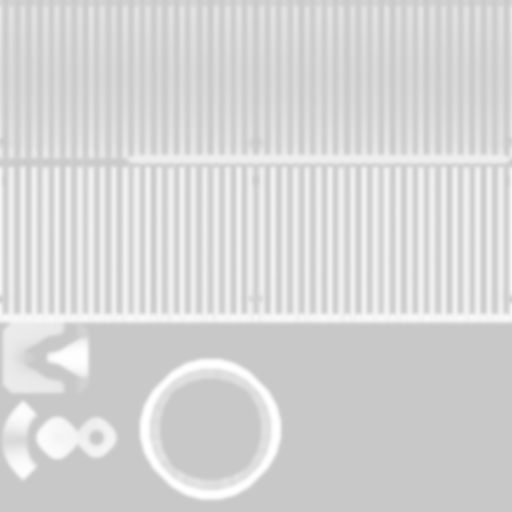
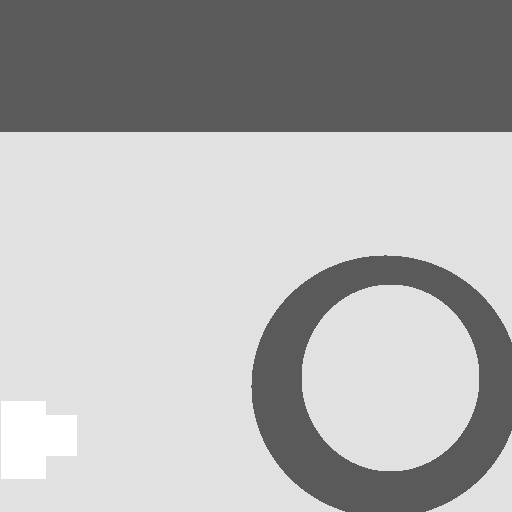
Layered file, before and after one edit (w=512, h=512). Changes by layer:
removed layer "Warstwa #3" over [0,0,512,512]
showed "Warstwa #2", painted on it over [0,0,512,512]
